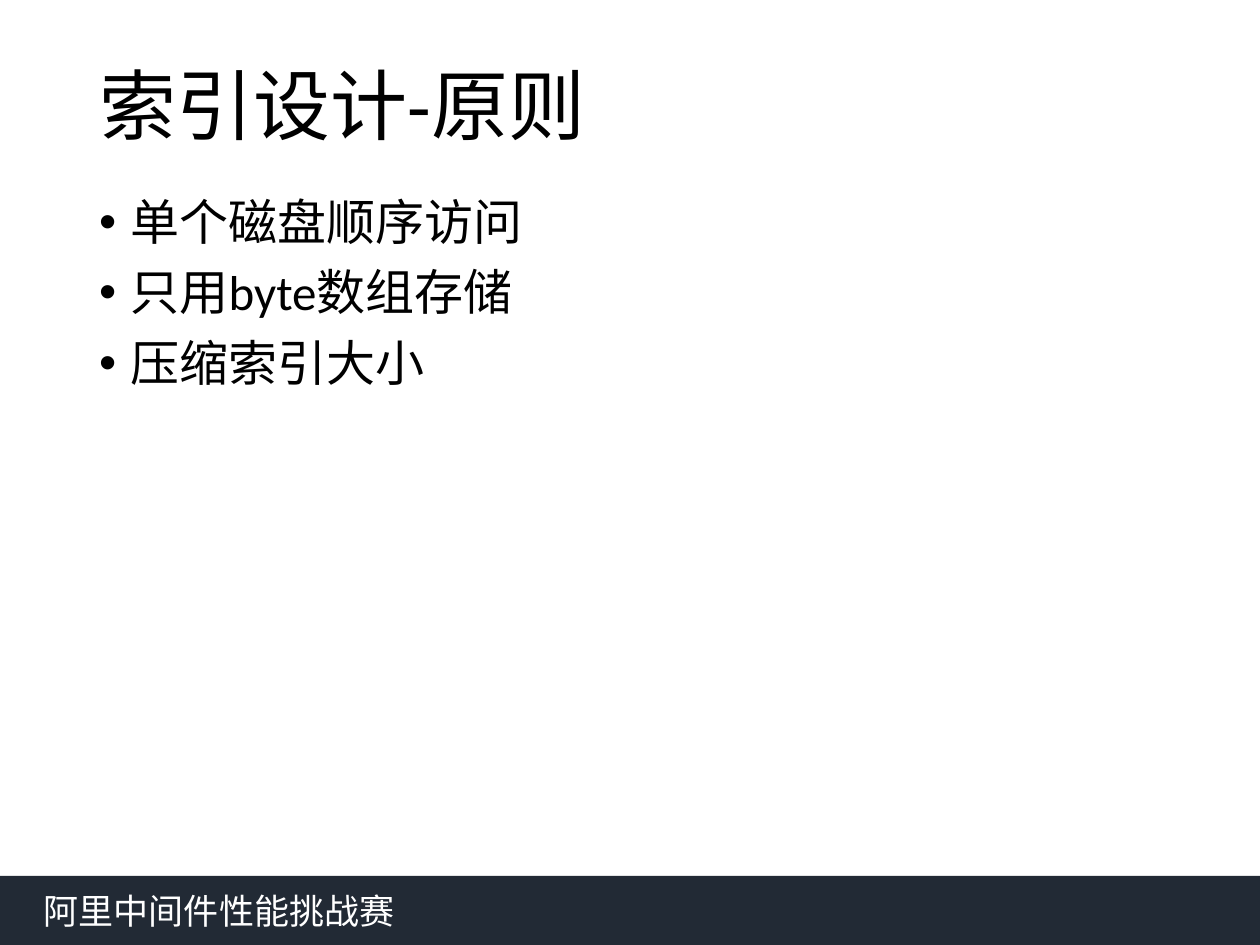
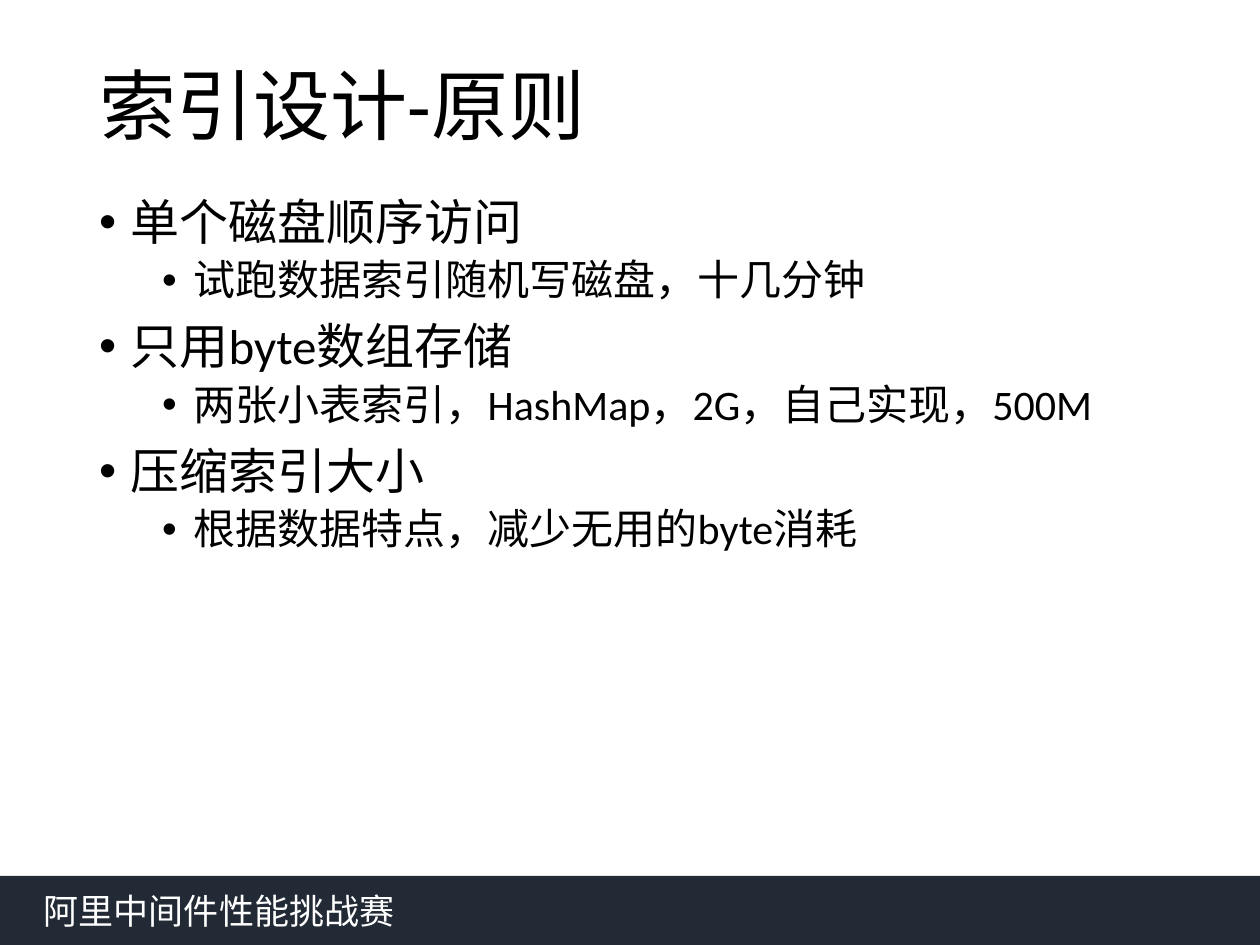
Before and after one commit to qwordy/AlibabaMiddlewareRace2, a slide deck: slide 7 of doc/中间件答辩yfy.pptx. Drawn at 1260x945 pixels with LibreOffice and Linux fonts; fonts in the diff are those of the drawing. Boxes give left, top, right and bottom in pixels: in the first picture for what was removed or moved away, otherwise in the second. Text is boxed around its words. In the diff, an @@ line names an element or a change of style, - is before the commit and + after.

```diff
--- a/doc/中间件答辩yfy.pptx
+++ b/doc/中间件答辩yfy.pptx
@@ text at [194, 259, 866, 300]: paragraph added @@
+  • 试跑数据索引随机写磁盘，十几分钟
@@ text at [194, 384, 1092, 427]: paragraph added @@
+  • 两张小表索引，HashMap，2G，自己实现，500M
@@ text at [194, 508, 858, 551]: paragraph added @@
+  • 根据数据特点，减少无用的byte消耗
```
Also in this commit, not shown: 2 other slides changed.
